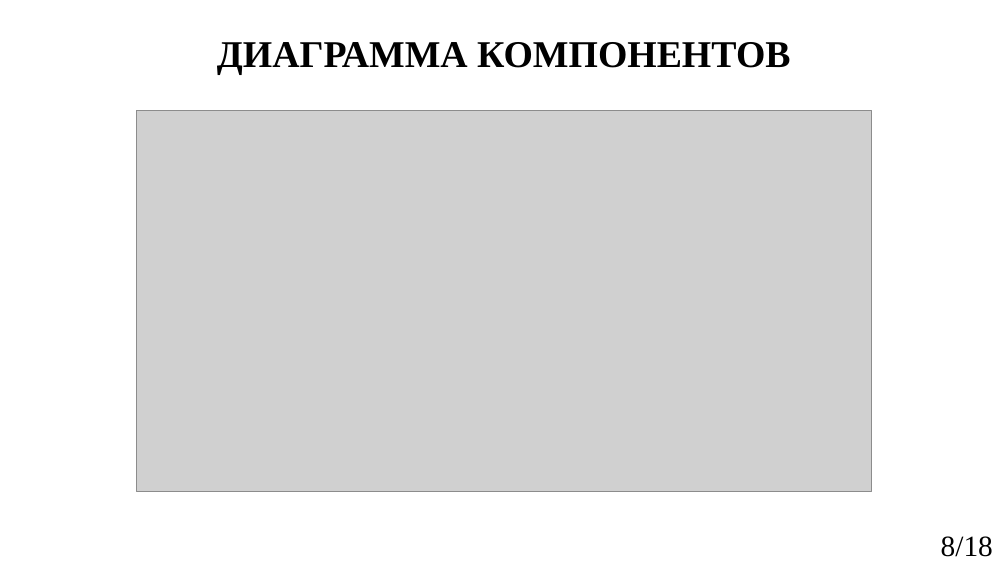
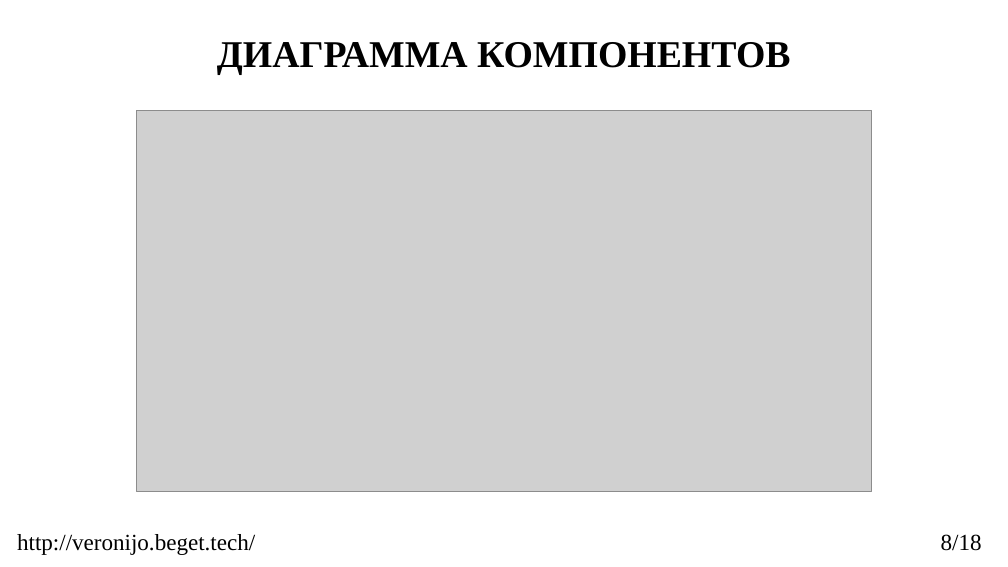
Before and after one commit to wbogatyrewa/EVoting, a slide deck: slide 8 of reports/2023_403_БогатыреваВО_slides.pptx. Drawn at 1008x567 pixels with LibreOffice and Linux fonts; fonts in the diff are those of the drawing; grey boxes stand for pictures. Boxes give left, top, right and bottom in pixels: in the first picture for what was removed or moved away, otherwise in the second. Text is boxed around its words. In the diff, an @@ line names an element or a change of style, - is before the commit and + after.

```diff
--- a/reports/2023_403_БогатыреваВО_slides.pptx
+++ b/reports/2023_403_БогатыреваВО_slides.pptx
@@ text added at <box>17,534,255,555</box>, 22 pt, text #000000 @@
+http://veronijo.beget.tech/
@@ text "8/18" at <box>941,534,982,551</box>: size 28 to 22 pt @@
```
Also in this commit, not shown: 16 other slides changed, 1 other file.
